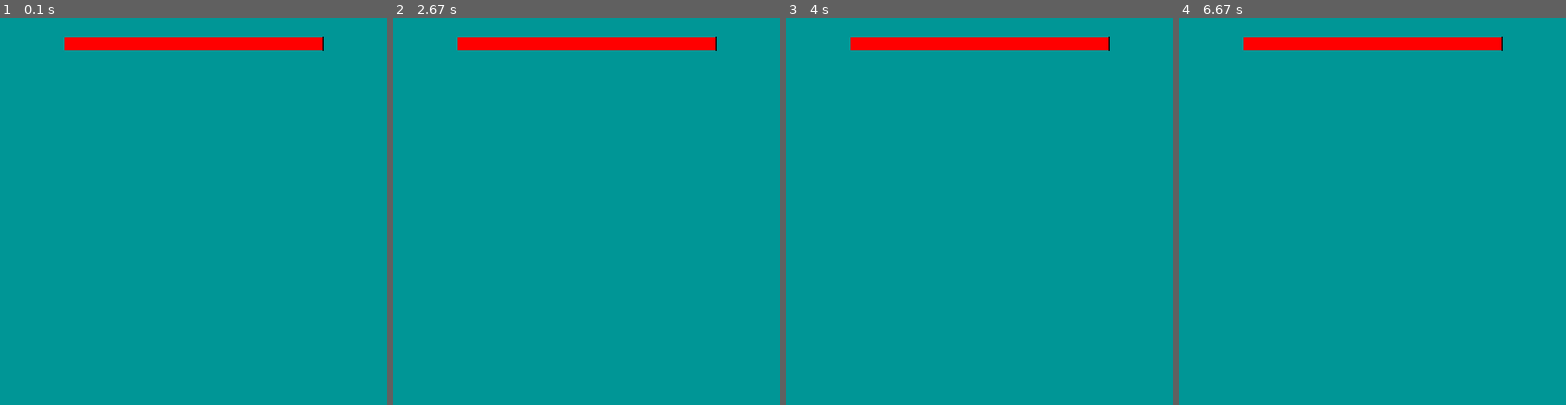
Above: before the commit, frames 1-4 (left to right).
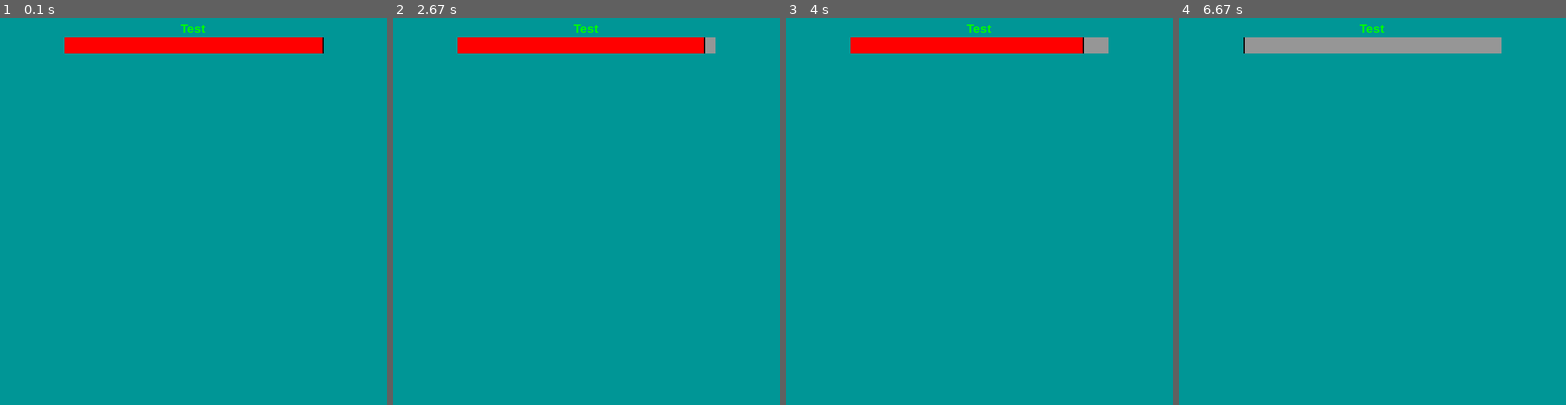
Above: after the commit, the same moments.

Repository: reimerrigtering/PygameCustomLibrary
Game: pygame game, started from PygameCustomLibrary/tests.py
Same seed, same stepped clock (60 frames per second), same inputs: the game is played once before the commit and once after it.
Inputs:
- Up to frame 1 (0.1 s): no input
- Up to frame 2 (2.67 s): tap - at 0.33 s; tap = at 0.67 s; hold = 1-1.47 s; hold - from 2.5 s (still down)
- Up to frame 3 (4 s): release - at 2.97 s
- Up to frame 4 (6.67 s): tap - at 4, 4.4, 4.7, 4.9, 5.23, 5.53, 5.73, 6.03, 6.3, 6.63 s

The runs differ from the first frame. In frame 1, 0.6% of the frame differs, in the area x 16-84%, y 1-10%; in frame 2, 0.7%; in frame 3, 0.9%; in frame 4, 2.9%.

Commit message:
added text functionality to Bar class, fixed spam bug Bar class

Diff:
--- a/PygameCustomLibrary/main.py
+++ b/PygameCustomLibrary/main.py
@@ -95,6 +95,18 @@
         return f'{self.x}, {self.y}'
 
 
+class Direction:
+    LEFT = 'l'
+    RIGHT = 'r'
+    TOP = 't'
+    BOTTOM = 'b'
+    CENTER = 'c'
+    I_LEFT = 'il'
+    I_RIGHT = 'ir'
+    I_TOP = 'it'
+    I_BOTTOM = 'ib'
+
+
 # IDEA TAG class
 
 
@@ -344,18 +356,18 @@
 
 class Button:
     BUTTON_TYPES = ('switch', 'push')
-    ALIGNMENTS = ('l', 'c', 'r')
+    ALIGNMENTS = ('il', 'c', 'ir')
 
     buttonList = []
     pushButtonList = []
 
     def __init__(self, rect: Union[tuple[int, int, int, int], pygame.Rect],
                  buttonColor: tuple[int, int, int] = (255, 255, 255), txt: str = '',
-                 txtColor: tuple[int, int, int] = (0, 0, 0), alignTxt: str = 'c',
+                 txtColor: tuple[int, int, int] = (0, 0, 0), alignTxt: str = Direction.CENTER,
                  font: str = 'helvetica', fontSize: int = None, txtBold: bool = False, txtItalic: bool = False,
                  topTxtGap: int = 5, sideTxtGap: int = 5, img: Union[Sprite, Animation] = None,
-                 alignImg: str = 'c', imgSize: tuple[int, int] = None, topImgGap: int = 5, sideImgGap: int = 5,
-                 button3D: bool = False, buttonShadowColor: tuple[int, int, int] = (0, 0, 0),
+                 alignImg: str = Direction.CENTER, imgSize: tuple[int, int] = None, topImgGap: int = 5,
+                 sideImgGap: int = 5, button3D: bool = False, buttonShadowColor: tuple[int, int, int] = (0, 0, 0),
                  buttonShadowDepth: int = 3, buttonPressed: bool = False, buttonType: str = 'switch',
                  inButtonList: bool = True):
 
@@ -381,12 +393,14 @@
             self.buttonType = 'switch'
         else:
             self.buttonType = buttonType
+
         if alignTxt not in Button.ALIGNMENTS:
-            self.alignTxt = 'c'
+            self.alignTxt = Direction.CENTER
         else:
             self.alignTxt = alignTxt
+
         if alignImg not in Button.ALIGNMENTS:
-            self.alignImg = 'c'
+            self.alignImg = Direction.CENTER
         else:
             self.alignImg = alignImg
 
@@ -451,10 +465,10 @@
         else:
             xyCorrection = 0
 
-        if self.alignTxt == 'r':
+        if self.alignTxt == Direction.I_RIGHT:
             txtXPos = self.buttonRect.x + self.buttonRect.width - self.sideTxtGap - self.buttonText.get_width()\
                       - xyCorrection
-        elif self.alignTxt == 'l':
+        elif self.alignTxt == Direction.I_LEFT:
             txtXPos = self.buttonRect.x + self.sideTxtGap - xyCorrection
         else:
             txtXPos = self.buttonRect.x + (self.buttonRect.width - self.buttonText.get_width()) // 2 - xyCorrection
@@ -481,9 +495,9 @@
         else:
             xyCorrection = 0
 
-        if self.alignImg == 'r':
+        if self.alignImg == Direction.I_RIGHT:
             self.img.x = self.buttonRect.x + self.buttonRect.width - self.sideImgGap - self.img.width - xyCorrection
-        elif self.alignImg == 'l':
+        elif self.alignImg == Direction.I_LEFT:
             self.img.x = self.buttonRect.x + self.sideImgGap - xyCorrection
         else:
             self.img.x = self.buttonRect.x + (self.buttonRect.width - self.img.width) // 2 - xyCorrection
@@ -534,53 +548,80 @@
 
 # FINISH FILL-UP BAR class
 class Bar:
+    ALIGNMENTS = ('l', 'il', 'c', 'r', 'ir', 't', 'it', 'b', 'ib')
+
     removeFromBar = []
     addToBar = []
 
     # TODO add bar name functionality
     # TODO add custom slowAdd and slowRemove speeds
+    # FIXME spam slowRemove
     def __init__(self, rect: Union[tuple[int, int, int, int], pygame.Rect], totalVolume: float = 1.0,
                  currentVolume: float = 0.0, barColor: tuple[int, int, int] = (0, 0, 0),
                  barBG: tuple[int, int, int] = (0, 0, 0), barLevelMeter: bool = False,
                  barLevelMeterWidth: int = None, barLevelMeterHeight: int = None,
                  barLevelMeterColor: tuple[int, int, int] = (0, 0, 0), barSurroundWidth: int = 0,
-                 barSurroundColor: tuple[int, int, int] = (0, 0, 0), fillFromSide: str = None,
-                 endFrame: int = None):
+                 barSurroundColor: tuple[int, int, int] = (0, 0, 0), fillFromSide: str = Direction.RIGHT,
+                 animationSpeed: float = 1.0, txt: str = '', txtColor: tuple[int, int, int] = (0, 0, 0),
+                 font: str = 'helvetica', fontSize: int = None, txtBold: bool = False, txtItalic: bool = False,
+                 topTxtGap: int = None, sideTxtGap: int = None, alignTxt: str = Direction.TOP,
+                 alignTxtToBar: bool = False):
 
         self.totalVolume = totalVolume
-        self.currentVolume = currentVolume
+        self.currentVolume = self.realBarVolume = currentVolume
         self.barColor = barColor
         self.barBG = barBG
         self.barLevelMeterColor = barLevelMeterColor
         self.barSurroundWidth = barSurroundWidth
         self.barSurroundColor = barSurroundColor
-        self.endFrame = endFrame
+        self.animationSpeed = animationSpeed
+        self.txt = txt
+        self.txtColor = txtColor
+        self.font = font
+        self.txtBold = txtBold
+        self.txtItalic = txtItalic
+        self.alignTxtToBar = alignTxtToBar
+
+        if topTxtGap is None:
+            self.topTxtGap = 3
+        else:
+            self.topTxtGap = topTxtGap
+
+        if sideTxtGap is None:
+            self.sideTxtGap = 3
+        else:
+            self.sideTxtGap = sideTxtGap
 
         if type(rect) == tuple:
             self.barRect = pygame.Rect(rect)
         else:
             self.barRect = rect
 
-        if fillFromSide == 'r' or fillFromSide == 'b':
+        if fontSize is None:
+            self.fontSize = self.barRect.height - 2 * self.topTxtGap
+        else:
+            self.fontSize = fontSize
+
+        if fillFromSide == Direction.RIGHT or fillFromSide == Direction.BOTTOM:
             self.fillFromSide = fillFromSide
         else:
             if self.barRect.width >= self.barRect.height:
-                self.fillFromSide = 'r'
+                self.fillFromSide = Direction.RIGHT
             else:
-                self.fillFromSide = 'b'
+                self.fillFromSide = Direction.BOTTOM
 
         if barLevelMeter:
             if barLevelMeterWidth is None:
-                if self.fillFromSide == 'b':
-                    self.barLevelMeterWidth = self.barRect.width + 2
+                if self.fillFromSide == Direction.BOTTOM:
+                    self.barLevelMeterWidth = self.barRect.width
                 else:
                     self.barLevelMeterWidth = 2
             else:
                 self.barLevelMeterWidth = barLevelMeterWidth
 
             if barLevelMeterHeight is None:
-                if self.fillFromSide == 'r':
-                    self.barLevelMeterHeight = self.barRect.height + 2
+                if self.fillFromSide == Direction.RIGHT:
+                    self.barLevelMeterHeight = self.barRect.height
                 else:
                     self.barLevelMeterHeight = 2
             else:
@@ -594,7 +635,7 @@
                                            self.barRect.width + 2 * self.barSurroundWidth,
                                            self.barRect.height + 2 * self.barSurroundWidth)
 
-        if self.fillFromSide == 'b':
+        if self.fillFromSide == Direction.BOTTOM:
             levelMeterExtend = (self.barLevelMeterWidth - self.barRect.width) / 2
             self.barLevelMeter = pygame.Rect(self.barRect.x - levelMeterExtend,
                                              self.barRect.y - self.barLevelMeterHeight,
@@ -605,12 +646,27 @@
                                              self.barRect.y - levelMeterExtend,
                                              self.barLevelMeterWidth, self.barLevelMeterHeight)
 
+        if alignTxt not in Bar.ALIGNMENTS:
+            self.alignTxt = Direction.TOP
+        else:
+            self.alignTxt = alignTxt
+
+        self.barFont = pygame.font.SysFont(self.font, self.fontSize, self.txtBold, self.txtItalic)
+        self.barText = self.barFont.render(self.txt, True, self.txtColor)
+
+    def update_bar_txt(self):
+        self.barFont = pygame.font.SysFont(self.font, self.fontSize, self.txtBold, self.txtItalic)
+        self.barText = self.barFont.render(self.txt, True, self.txtColor)
+
     def set_meter_percent(self, percentage: float = 0.0):
-        self.currentVolume = self.totalVolume * percentage / 100
-
-    def get_meter_percent(self, value=None):
+        self.currentVolume = self.realBarVolume = self.totalVolume * percentage / 100
+
+    def get_meter_percent(self, value=None, realVolume: bool = False):
         if value is None:
-            value = self.currentVolume
+            if not realVolume:
+                value = self.currentVolume
+            else:
+                value = self.realBarVolume
         percent = value / self.totalVolume * 100
         if percent < 0:
             percent = 0
@@ -620,35 +676,104 @@
         value = self.totalVolume * percent / 100
         return value
 
-    def remove(self, value: float = 1.0, percentage: bool = False, slowRemove: bool = True):
+    def remove(self, value: float = 1.0, percentage: bool = False, slowRemove: bool = True, speed: float = 1.0):
+        self.animationSpeed = speed
         if percentage:
             value = self.get_value_from_percent(value)
+        if self.realBarVolume - value < 0:
+            self.realBarVolume = 0
+        else:
+            self.realBarVolume -= value
 
         if slowRemove:
             Bar.removeFromBar.append(self)
-            self.endFrame = Frame.frame + value
         else:
             self.currentVolume -= value
 
-        if self in Bar.addToBar:
-            Bar.addToBar.remove(self)
-
-    def add(self, value: float = 1.0, percentage: bool = False, slowAdd: bool = True):
+    def add(self, value: float = 1.0, percentage: bool = False, slowAdd: bool = True, speed: float = 1.0):
+        self.animationSpeed = speed
         if percentage:
             value = self.get_value_from_percent(value)
+        if self.realBarVolume + value > self.totalVolume:
+            self.realBarVolume = self.totalVolume
+        else:
+            self.realBarVolume += value
 
         if slowAdd:
             Bar.addToBar.append(self)
-            self.endFrame = Frame.frame + value
         else:
             self.currentVolume += value
 
-        if self in Bar.removeFromBar:
-            Bar.removeFromBar.remove(self)
+    def render_bar_txt(self, display):
+        if self.alignTxtToBar:
+            percent = self.get_meter_percent()
+            if self.fillFromSide == Direction.BOTTOM:
+                barLength = self.barRect.height * percent / 100
+                bar = pygame.Rect(self.barRect.x, self.barRect.y + self.barRect.height - barLength,
+                                  self.barRect.width, barLength)
+
+            else:
+                barLength = self.barRect.width * percent / 100
+                bar = pygame.Rect(self.barRect.x, self.barRect.y, barLength, self.barRect.height)
+        else:
+            bar = self.barRect
+
+        if self.alignTxt == Direction.LEFT:
+            txtXPos = bar.x - self.sideTxtGap - self.barText.get_width()
+            txtYPos = bar.y + (bar.height - self.barText.get_height()) // 2
+        elif self.alignTxt == Direction.I_LEFT:
+            txtXPos = bar.x + self.sideTxtGap
+            txtYPos = bar.y + (bar.height - self.barText.get_height()) // 2
+        elif self.alignTxt == Direction.CENTER:
+            txtXPos = bar.x + (bar.width - self.barText.get_width()) // 2
+            txtYPos = bar.y + (bar.height - self.barText.get_height()) // 2
+        elif self.alignTxt == Direction.RIGHT:
+            txtXPos = bar.x + bar.width + self.sideTxtGap
+            txtYPos = bar.y + (bar.height - self.barText.get_height()) // 2
+        elif self.alignTxt == Direction.I_RIGHT:
+            txtXPos = bar.x + bar.width - self.sideTxtGap - self.barText.get_width()
+            txtYPos = bar.y + (bar.height - self.barText.get_height()) // 2
+        elif self.alignTxt == Direction.TOP:
+            txtXPos = bar.x + (bar.width - self.barText.get_width()) // 2
+            txtYPos = bar.y - self.sideTxtGap - self.barText.get_height()
+        elif self.alignTxt == Direction.I_TOP:
+            txtXPos = bar.x + (bar.width - self.barText.get_width()) // 2
+            txtYPos = bar.y + self.sideTxtGap
+        elif self.alignTxt == Direction.BOTTOM:
+            txtXPos = bar.x + (bar.width - self.barText.get_width()) // 2
+            txtYPos = bar.y + bar.height + self.sideTxtGap
+        else:
+            txtXPos = bar.x + (bar.width - self.barText.get_width()) // 2
+            txtYPos = bar.y + bar.height - self.sideTxtGap - self.barText.get_height()
+
+        if self.alignTxtToBar:
+            if txtXPos < bar.x + self.sideTxtGap and self.alignTxt != Direction.LEFT:
+                txtXPos = bar.x + self.sideTxtGap
+
+            elif txtXPos < bar.x - self.sideTxtGap - self.barText.get_width() and self.alignTxt == Direction.LEFT:
+                txtXPos = bar.x - self.sideTxtGap - self.barText.get_width()
+
+            elif txtXPos > bar.x + bar.width and self.alignTxt != Direction.RIGHT:
+                txtXPos = bar.x + bar.width
+
+            elif txtXPos > bar.x + bar.width + self.barText.get_width() and self.alignTxt == Direction.RIGHT:
+                txtXPos = bar.x + bar.width - self.sideTxtGap - self.barText.get_width()
+        else:
+            if txtXPos < self.sideTxtGap:
+                txtXPos = self.sideTxtGap
+            elif txtXPos > display.get_width():
+                txtXPos = display.get_width() - self.sideTxtGap - self.barText.get_width()
+
+        if txtYPos < self.topTxtGap:
+            txtYPos = self.topTxtGap
+        elif txtYPos > display.get_height():
+            txtYPos = display.get_height() - self.topTxtGap - self.barText.get_height()
+
+        display.blit(self.barText, (txtXPos, txtYPos))
 
     def render_level_meter(self, display):
         percent = self.get_meter_percent()
-        if self.fillFromSide == 'b':
+        if self.fillFromSide == Direction.BOTTOM:
             barLength = self.barRect.height * percent / 100
 
             levelMeterExtend = (self.barLevelMeterWidth - self.barRect.width) / 2
@@ -668,7 +793,7 @@
 
     def render_bar(self, display):
         percent = self.get_meter_percent()
-        if self.fillFromSide == 'b':
+        if self.fillFromSide == Direction.BOTTOM:
             barLength = self.barRect.height * percent / 100
             bar = pygame.Rect(self.barRect.x, self.barRect.y + self.barRect.height - barLength,
                               self.barRect.width, barLength)
@@ -683,15 +808,21 @@
     def render(self, display):
         self.render_bar(display)
         self.render_level_meter(display)
+        self.render_bar_txt(display)
 
     def update_bar_animation(self):
-        if self in Bar.removeFromBar:
-            self.currentVolume -= 1
-            if self.endFrame == Frame.frame:
+        if self.realBarVolume < self.currentVolume:
+            self.currentVolume -= self.animationSpeed
+            if self.currentVolume <= self.realBarVolume:
                 Bar.removeFromBar.remove(self)
-        if self in Bar.addToBar:
-            self.currentVolume += 1
-            if self.endFrame == Frame.frame:
+        elif self.realBarVolume > self.currentVolume:
+            self.currentVolume += self.animationSpeed
+            if self.currentVolume >= self.realBarVolume:
+                Bar.addToBar.remove(self)
+        else:
+            if self in Bar.removeFromBar:
+                Bar.removeFromBar.remove(self)
+            if self in Bar.addToBar:
                 Bar.addToBar.remove(self)
 
     @classmethod
--- a/PygameCustomLibrary/tests.py
+++ b/PygameCustomLibrary/tests.py
@@ -5,8 +5,8 @@
 pygame.display.set_caption('test')
 
 
-testBar = Bar((100, 30, 400, 20), 100, 100, barColor=(255, 0, 0), barBG=(150, 150, 150),
-              barLevelMeter=True, barLevelMeterColor=(0, 0, 0))
+testBar = Bar((100, 30, 400, 25), 100, 100, barColor=(255, 0, 0), barBG=(150, 150, 150),
+              barLevelMeter=True, txt='Test', txtColor=(0, 255, 0), txtBold=True, alignTxt=Direction.TOP)
 
 
 def update_window():
@@ -25,13 +25,16 @@
     while test:
         clock.tick(60)
         Frame.increase_frame()
+
         for event in pygame.event.get():
             if event.type == pygame.QUIT:
                 test = False
 
             if event.type == pygame.KEYDOWN:
-                if event.key == pygame.K_SPACE:
-                    testBar.remove(10)
+                if event.key == pygame.K_MINUS:
+                    testBar.remove(10, speed=0.5)
+                if event.key == pygame.K_EQUALS:
+                    testBar.add(10, speed=0.5)
 
         update_window()
 
